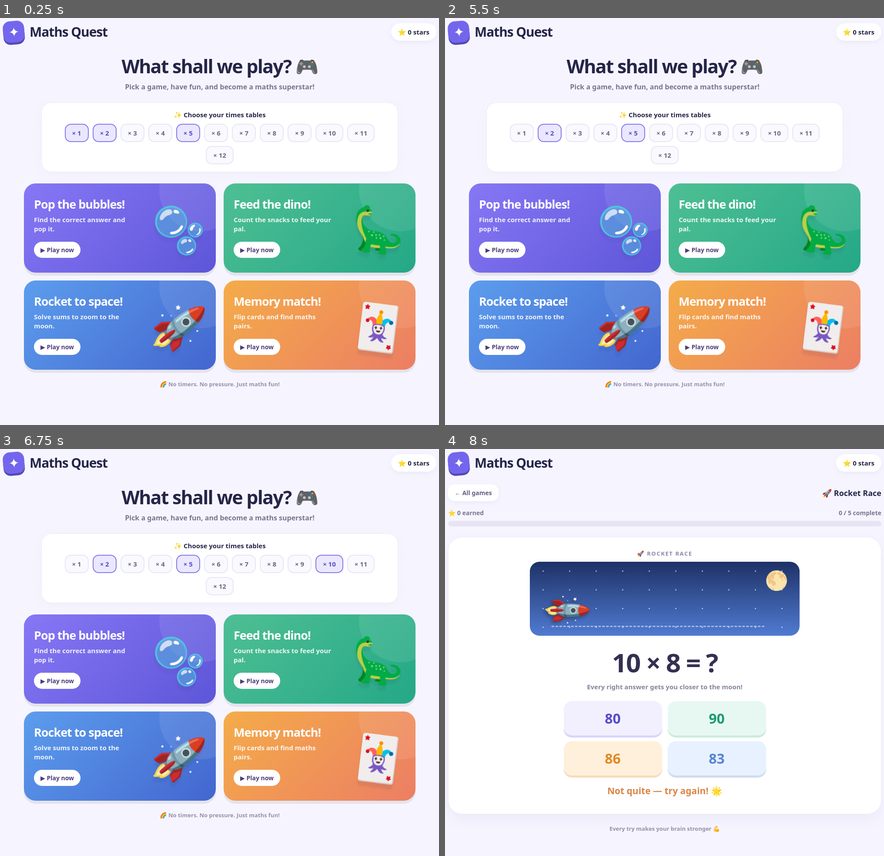
Above: before the commit, frames 1-4 (two rows, left to right).
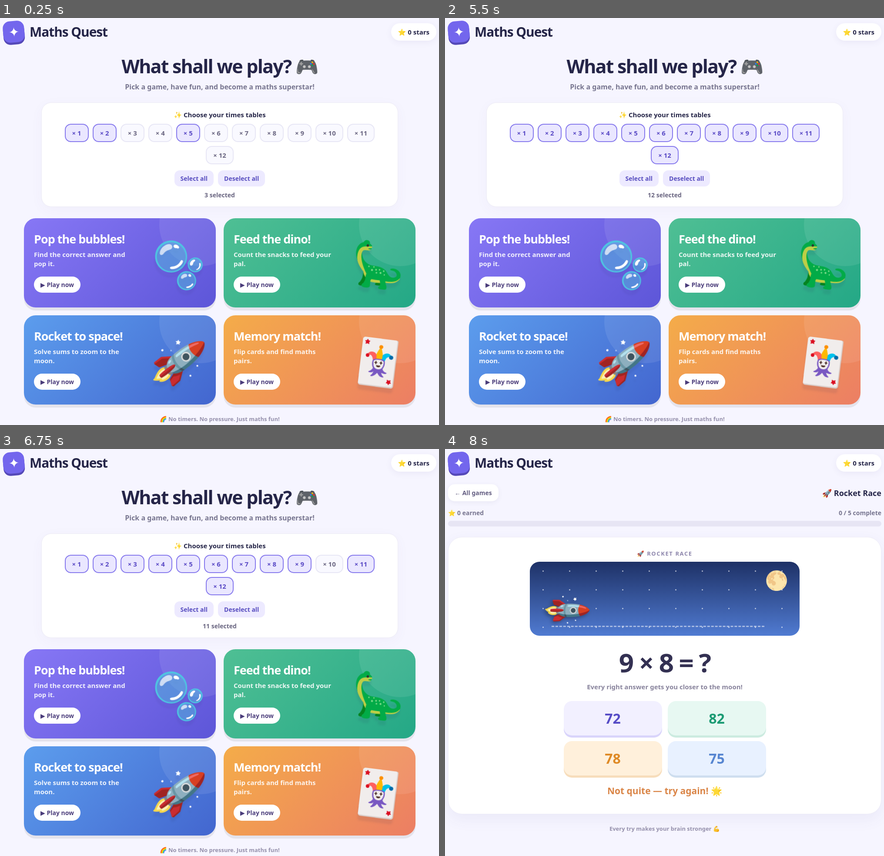
Above: after the commit, the same moments.

Repository: cesarferreira/lucky-games
Game: browser game, page index.html
The game is run twice, just before and just after one commit, with the same random seed, the same clock (stepped at 60 frames per second) and the same inputs.
Inputs (mouse positions are in pixels of both pictures, inside the frame that each line leads up to):
- Up to frame 1 (0.25 s): no input
- Up to frame 2 (5.5 s): click "What shall we play? 🎮" at 0.27 s; click "× 1" at 1.27 s; click "Memory match! Flip cards and …" at 1.87 s; click (664, 30) at 2.02 s; click (466, 83) at 2.47 s; click (664, 123) at 3.07 s; click "✦" at 3.67 s; click "✦" at 4.27 s; click "← All games" at 4.52 s; click "What shall we play? 🎮" at 4.77 s; click (502, 30) at 4.87 s; click (638, 176) at 5.47 s, where only the run after the commit has a clickable "Select all"
- Up to frame 3 (6.75 s): click "× 10" at 6.07 s; click (219, 628) at 6.67 s
- Up to frame 4 (8 s): click "Rocket to space! Solve sums t…" at 7.02 s; click "83" (after the commit: "75") at 7.27 s; click (664, 493) at 7.87 s

The runs differ from the first frame. In frame 1, 30% of the frame differs, in the area x 5-95%, y 38-100%; in frame 2, 30%, in the area x 5-95%, y 25-100%; in frame 3, 30%; in frame 4, 0.7%.

Commit message:
Add select all and deselect all times table controls

Diff:
--- a/index.html
+++ b/index.html
@@ -6,6 +6,7 @@
 <title>Maths Quest — Pick a Game!</title>
 <style>
   :root{font-family:ui-rounded,'Arial Rounded MT Bold',Nunito,system-ui,sans-serif;color:#252548;background:#f6f5ff;fon …(9431 unchanged characters)…
+.table-actions{display:flex;justify-content:center;flex-wrap:wrap;gap:10px;margin:14px 0 10px}.table-actions button{background:#edeaff;color:#584ec0;border-radius:12px;padding:9px 14px;font-size:14px;font-weight:900}.table-status{margin:0;color:#696580;font-size:14px;font-weight:700}.game-tile:disabled{opacity:.55;cursor:default;transform:none}
 </style>
 </head>
 <body>
@@ -23,7 +24,7 @@
   const saved=JSON.parse(localStorage.getItem(storageKey));
   if(Array.isArray(saved)){
    const selected=[...new Set(saved.filter(n=>tables.includes(n)))];
-   if(selected.length)return selected;
+   if(saved.length===0||selected.length)return selected;
   }
  }catch{}
  return [1,2,5];
@@ -36,7 +37,7 @@
 const topbar = () => `<div class="topbar"><div class="brand"><span class="brand-icon">✦</span> Maths Quest</div><span class="tally">⭐ ${state.stars} stars</span></div>`;
 function renderHome(){
   el.innerHTML = `${topbar()}<h1 class="home-title">What shall we play? 🎮</h1><p class="subtitle">Pick a game, have fun, and become a maths superstar!</p>
-  <section class="table-panel"><div class="panel-label">✨ Ch …(180 unchanged characters)… (t)}">× ${t}</button>`).join('')}</div></section>
+  <section class="table-panel"><div class="panel-label">✨ Ch …(180 unchanged characters)… (t)}">× ${t}</button>`).join('')}</div><div class="table-actions"><button data-table-action="all">Select all</button><button data-table-action="none">Deselect all</button></div><p class="table-status" id="table-status" role="status">${state.tables.length?`${state.tables.length} selected`:'Choose at least one times table to play.'}</p></section>
   <div class="game-grid">
     ${tile('bubble','Pop the bubbles!','Find the correct answer and pop it.','🫧','bubble-tile')}
     ${tile('dino','Feed the dino!','Count the snacks to feed your pal.','🦕','dino-tile')}
@@ -44,7 +45,7 @@
     ${tile('memory','Memory match!','Flip cards and find maths pairs.','🃏','memory-tile')}
   </div><p class="footer">🌈 No timers. No pressure. Just maths fun!</p>`;
 }
-function tile(mode,title,desc,emoji,cls){return `<button class="game-tile ${cls}" data-mode="${mode}"><div class="tile-content"><h2 class="ti …(169 unchanged characters)…
+function tile(mode,title,desc,emoji,cls){return `<button class="game-tile ${cls}" data-mode="${mode}" ${state.tables.length?'':'disabled'} aria-describedby="table-status"><div class="tile-content"><h2 class="ti …(169 unchanged characters)…
 function question(){
  const a=sample(state.tables), b=random(1,state.mode==='dino'?4:12),answer=a*b;
  const choices=new Set([answer]);const offsets=shuffle([-6,-5,-4,-3,-2,-1,1,2,3,4,5,6,10,-10]);
@@ -52,7 +53,7 @@
  while(choices.size<4)choices.add(random(1,Math.max(12,answer+10)));
  state.question={a,b,answer,choices:shuffle([...choices])};
 }
-function start(mode){state.token++;state.mode=mode;state.screen='play';state.round=0;state.total=mode==='memory'?3:5;state.earned=0;state.feedback='';state.locked=false;if(mode==='memory'){newMemory()}else{question()}render()}
+function start(mode){if(!state.tables.length)return;state.token++;state.mode=mode;state.screen='play';state.round=0;state.total=mode==='memory'?3:5;state.earned=0;state.feedback='';state.locked=false;if(mode==='memory'){newMemory()}else{question()}render()}
 function newMemory(){
  const pairs=[],used=new Set();let tries=0;
  while(pairs.length<3&&tries++<200){let a=sample(state.tables),b=random(1,12),v=a*b;if(used.has(v))continue;used.add(v);pairs.push({a,b,v})}
@@ -80,11 +81,11 @@
 function render(){
  const active=document.activeElement;
  const data=active?.dataset;
- const key=data&&['table','answer','card'].find(k=>data[k]);
+ const key=data&&['table','tableAction','answer','card'].find(k=>data[k]);
  const hadFocus=el.contains?.(active);
  if(state.screen==='home')renderHome();else if(state.screen==='win')renderWin();else el.innerHTML=playView();
  if(hadFocus){
-  const target=(key&&document.querySelector(`[data-${key}="${data[key]}"]:not(:disabled)`))
+  const target=(key&&document.querySelector(`[data-${key==='tableAction'?'table-action':key}="${data[key]}"]:not(:disabled)`))
    ||document.querySelector(state.screen==='win'?'[data-replay]':state.screen==='home'?'[data-table]':'[data-answer]:not(:disabled),[data-card]:not(:disabled)')
    ||document.querySelector('.play-area');
   target?.focus({preventScroll:true});
@@ -96,7 +97,8 @@
 function cardClick(id){const m=state.memory;if(m.busy)return;const c=m.cards.find(c=>c.id===id);if(!c||c.matched||m.fli …(607 unchanged characters)…
 el.addEventListener('click',e=>{
  const t=e.target.closest('button');if(!t)return;
- if(t.dataset.table){let n=Number(t.dataset.table);if(state.tables.includes(n)){if(state.tables.length>1)state.tables=state.tables.filter(x=>x!==n)}else{state.tables.push(n)}saveTables();render();return}
+ if(t.dataset.tableAction){state.tables=t.dataset.tableAction==='all'?[...tables]:[];saveTables();render();return}
+ if(t.dataset.table){let n=Number(t.dataset.table);if(state.tables.includes(n)){state.tables=state.tables.filter(x=>x!==n)}else{state.tables.push(n)}saveTables();render();return}
  if(t.dataset.mode){start(t.dataset.mode);return}
  if(t.dataset.home){state.token++;state.screen='home';render();return}
  if(t.dataset.replay){start(state.mode);return}
--- a/tests/games.test.cjs
+++ b/tests/games.test.cjs
@@ -11,20 +11,20 @@
   const context={document:{getElementById:()=>el,activeElement:null,querySelector:()=>null},localStorage:{getItem:k=>{i …(212 unchanged characters)…
   context.globalThis=context;
   vm.runInNewContext(source.replace(/render\(\);\s*\}\)\(\);\s*$/, 'globalThis.game={state,start,answer,cardClick,render};render();})();'),context);
-  return {...context.game,el,storage,flush:()=>{while(timers.length)timers.shift()()},clickTable:n=>listener({target:{closest:()=>({dataset:{table:String(n)}})}})};
+  return {...context.game,el,storage,flush:()=>{while(timers.length)timers.shift()()},clickAction:action=>listener({target:{closest:()=>({dataset:{tableAction:action}})}}),clickTable:n=>listener({target:{closest:()=>({dataset:{table:String(n)}})}})};
 }
 test('all twelve times tables are available',()=>{
  const g=game();
  assert.deepEqual([...g.el.innerHTML.matchAll(/data-table="(\d+)"/g)].map(m=>+m[1]),Array.from({length:12},(_,i)=>i+1));
 });
-test('selection survives a new visit; last table cannot be removed',()=>{
- const g=game(); g.clickTable(12); g.clickTable(1); g.clickTable(2); g.clickTable(5); g.clickTable(12);
+test('selection survives a new visit',()=>{
+ const g=game(); g.clickTable(12); g.clickTable(1); g.clickTable(2); g.clickTable(5);
  assert.deepEqual(Array.from(g.state.tables),[12]);
  const restored=game({saved:g.storage.get('maths-quest.tables')});
  assert.deepEqual(Array.from(restored.state.tables),[12]);
 });
 test('invalid or unavailable browser storage does not break play',()=>{
- for(const saved of ['bad JSON','null','{}','[]','[0,13,"12"]'])assert.deepEqual(Array.from(game({saved}).state.tables),[1,2,5]);
+ for(const saved of ['bad JSON','null','{}','[0,13,"12"]'])assert.deepEqual(Array.from(game({saved}).state.tables),[1,2,5]);
  assert.deepEqual(Array.from(game({saved:'[12,12,7,999]'}).state.tables),[12,7]);
  const g=game({blocked:true});g.clickTable(12);g.start('bubble');assert.equal(g.state.screen,'play');
 });
@@ -49,3 +49,20 @@
  for(let i=0;i<3;i++){for(const c of cards.filter(c=>c.pair===i))g.cardClick(c.id);g.flush()}
  assert.equal(g.state.screen,'win');assert.equal(g.state.stars,3);
 });
+
+test('bulk selection selects all twelve and survives a new visit',()=>{
+ const g=game();g.clickAction('all');
+ assert.deepEqual(Array.from(g.state.tables),Array.from({length:12},(_,i)=>i+1));
+ assert.deepEqual(Array.from(game({saved:g.storage.get('maths-quest.tables')}).state.tables),Array.from(g.state.tables));
+});
+test('deselect all persists an empty selection, prevents games, and allows recovery',()=>{
+ const g=game();g.clickAction('none');
+ assert.equal(g.state.tables.length,0);
+ assert.equal((g.el.innerHTML.match(/data-mode="[^"]+" disabled/g)||[]).length,4);
+ assert.equal(game({saved:g.storage.get('maths-quest.tables')}).state.tables.length,0);
+ for(const mode of ['bubble','dino','rocket','memory']){g.start(mode);assert.equal(g.state.screen,'home')}
+ g.clickTable(7);g.start('bubble');assert.equal(g.state.question.a,7);
+});
+test('the last selected table can be deselected individually',()=>{
+ const g=game({saved:'[7]'});g.clickTable(7);assert.equal(g.state.tables.length,0);
+});
